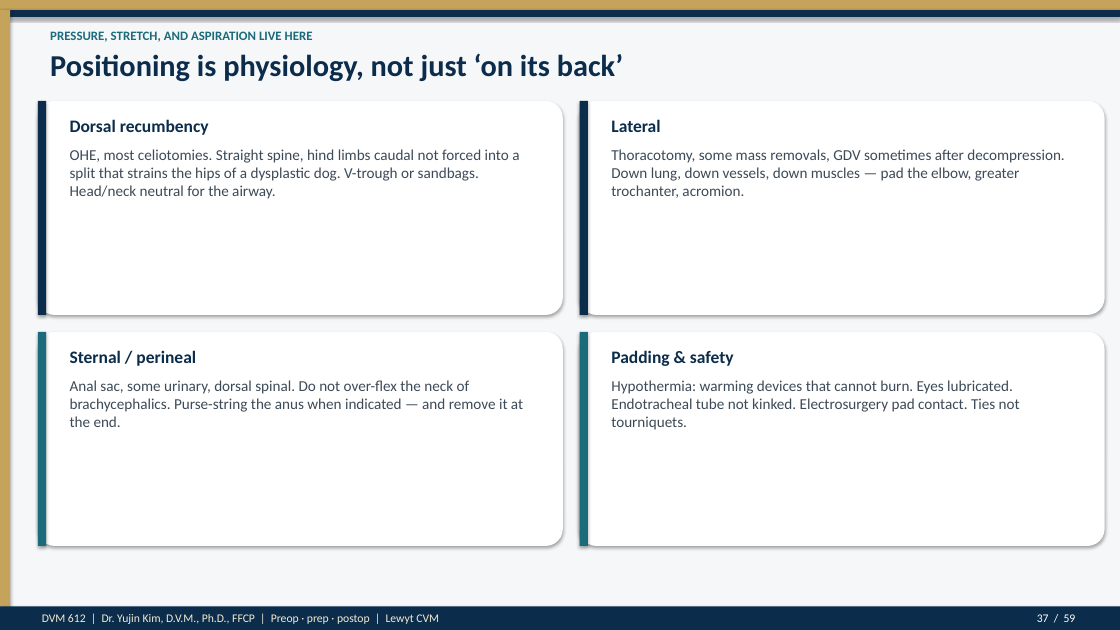
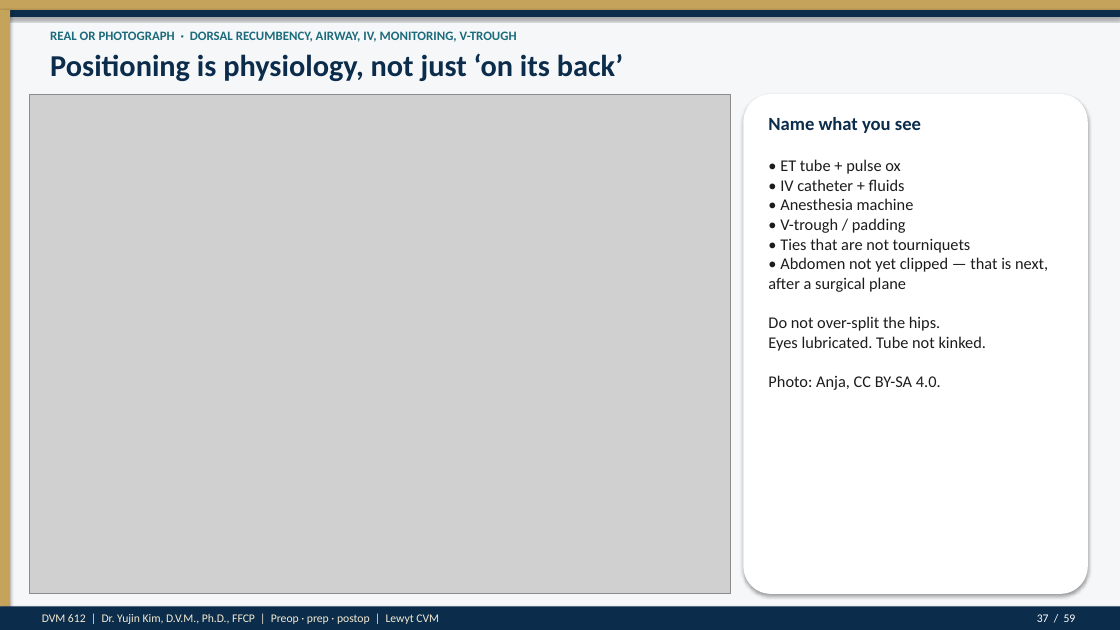
Before and after one commit to drkimvet/happycare, a slide deck: slide 37 of lectures/DVM-612_Week4_Preop_PatientPrep_Postop.pptx. Drawn at 1120x630 pixels with LibreOffice and Linux fonts; fonts in the diff are those of the drawing; grey boxes stand for pictures. Boxes give left, top, right and bottom in pixels: in the first picture for what was removed or moved away, otherwise in the second. Text is boxed around its words. In the diff, an @@ line names an element or a change of style, - is before the commit and + after.

```diff
--- a/lectures/DVM-612_Week4_Preop_PatientPrep_Postop.pptx
+++ b/lectures/DVM-612_Week4_Preop_PatientPrep_Postop.pptx
@@ text at (x1=50, y1=31, x2=517, y2=42): text changed @@
-PRESSURE, STRETCH, AND ASPIRATION LIVE HERE
+REAL OR PHOTOGRAPH · DORSAL RECUMBENCY, AIRWAY, IV, MONITORING, V-TROUGH
@@ picture added at (x1=29, y1=94, x2=731, y2=594) @@
@@ rounded rectangle removed at (x1=38, y1=101, x2=563, y2=315) @@
@@ rectangle removed at (x1=38, y1=101, x2=46, y2=315) @@
@@ text removed at (x1=70, y1=119, x2=209, y2=135) @@
-Dorsal recumbency
@@ rectangle removed at (x1=580, y1=101, x2=588, y2=315) @@
@@ text removed at (x1=611, y1=119, x2=660, y2=132) @@
-Lateral
@@ rounded rectangle resized from (x1=580, y1=101, x2=1105, y2=315) to (x1=744, y1=94, x2=1088, y2=594) @@
@@ text added at (x1=768, y1=117, x2=921, y2=133), 16 pt, text #0B2C4A, bold @@
+Name what you see
@@ text removed at (x1=70, y1=149, x2=519, y2=199) @@
-OHE, most celiotomies. Straight spine, hind limbs caudal not forced into a split that strains the hips of a dysplastic dog. V-trough or sandbags. Head/neck neutral for the airway.
@@ text removed at (x1=611, y1=149, x2=1064, y2=198) @@
-Thoracotomy, some mass removals, GDV sometimes after decompression. Down lung, down vessels, down muscles — pad the elbow, greater trochanter, acromion.
@@ text added at (x1=768, y1=159, x2=1048, y2=390), 14 pt, text #1C1C1C @@
+• ET tube + pulse ox
+• IV catheter + fluids
+• Anesthesia machine
+• V-trough / padding
+• Ties that are not tourniquets
+• Abdomen not yet clipped — that is next, after a surgical plane
+Do not over-split the hips.
+Eyes lubricated. Tube not kinked.
+Photo: Anja, CC BY-SA 4.0.
@@ rounded rectangle removed at (x1=38, y1=332, x2=563, y2=546) @@
@@ rectangle removed at (x1=38, y1=332, x2=46, y2=546) @@
@@ text removed at (x1=70, y1=350, x2=196, y2=366) @@
-Sternal / perineal
@@ rounded rectangle removed at (x1=580, y1=332, x2=1105, y2=546) @@
@@ rectangle removed at (x1=580, y1=332, x2=588, y2=546) @@
@@ text removed at (x1=611, y1=350, x2=734, y2=366) @@
-Padding & safety
@@ text removed at (x1=70, y1=380, x2=523, y2=427) @@
-Anal sac, some urinary, dorsal spinal. Do not over-flex the neck of brachycephalics. Purse-string the anus when indicated — and remove it at the end.
@@ text removed at (x1=611, y1=380, x2=1020, y2=430) @@
-Hypothermia: warming devices that cannot burn. Eyes lubricated. Endotracheal tube not kinked. Electrosurgery pad contact. Ties not tourniquets.
```
Also in this commit, not shown: 7 other slides changed, 16 other files.
